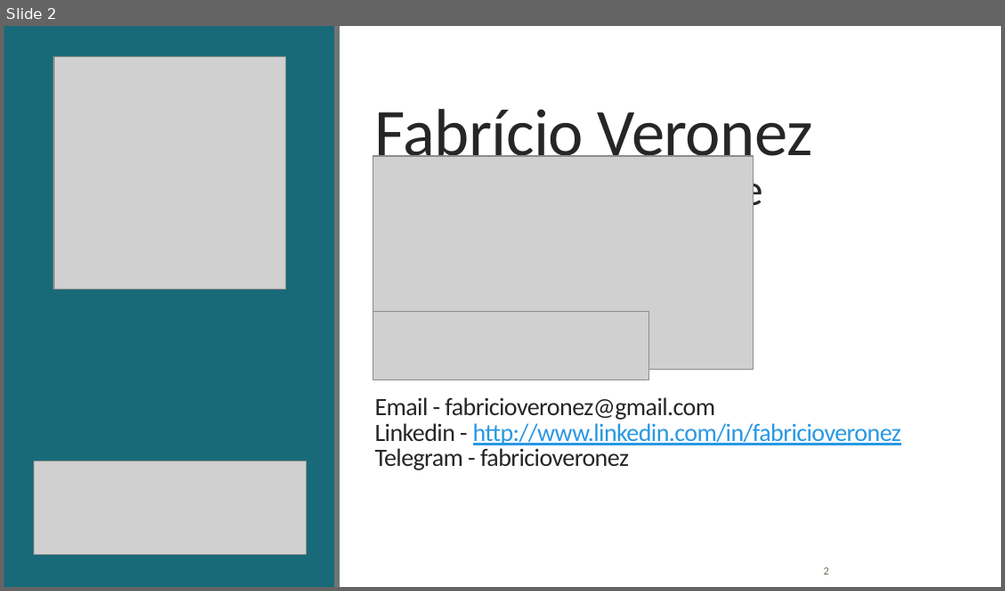
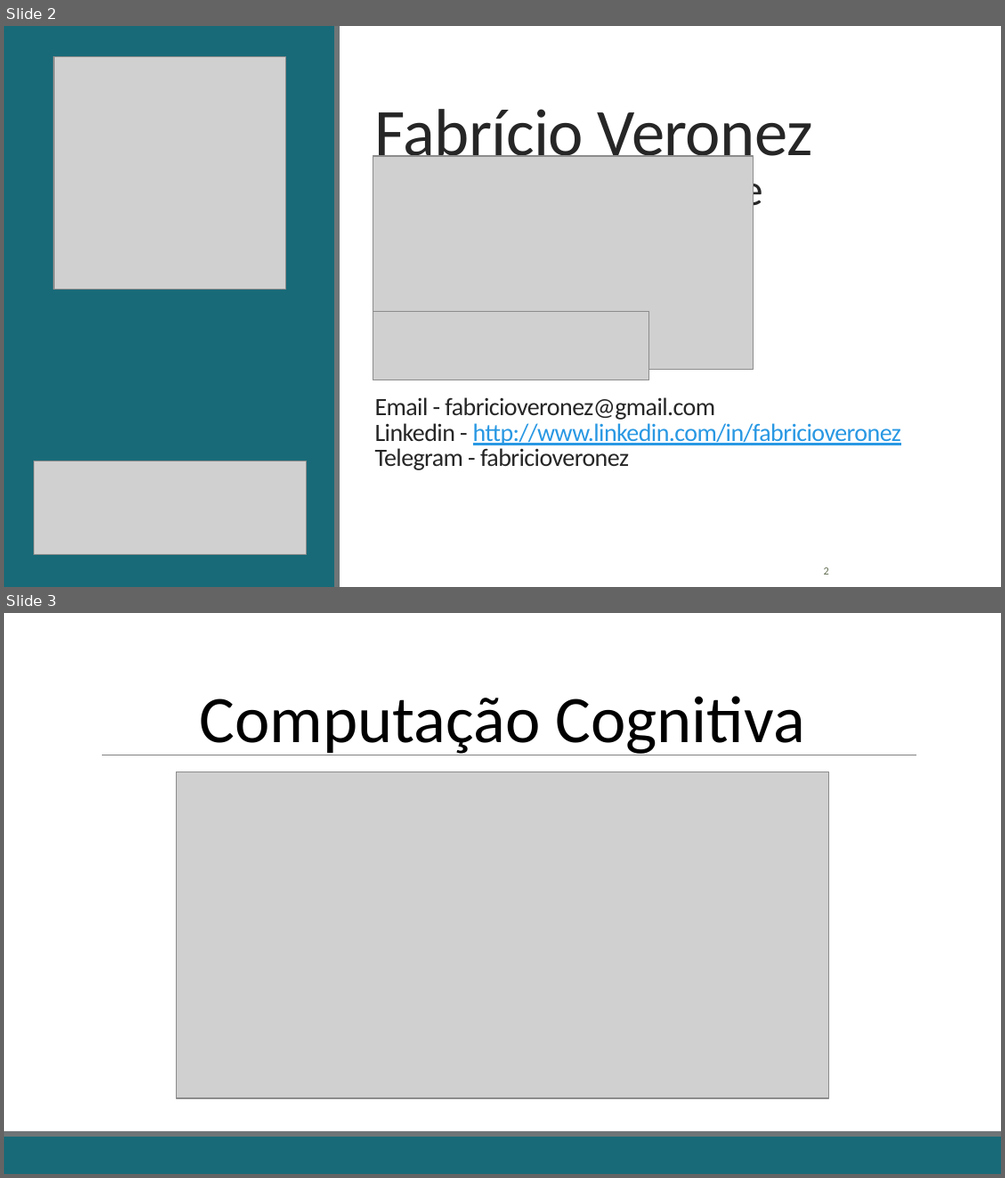
Before and after one commit to fabricioveronez/CustomVisionGlobalAI, a slide deck: docs/ApresentacaoCustomVision.pptx. Shown one above the other, each under a label of ours: slide 2 before the commit, slides 2 and 3 after it. The pictures are 1005x591 and 1005x1178 pixels, drawn with LibreOffice and Linux fonts; fonts in the diff are those of the drawing; grey boxes stand for pictures. Boxes give left, top, right and bottom in pixels: in the first picture for what was removed or moved away, otherwise in the second. Text is boxed around its words. In the diff, an @@ line names an element or a change of style, - is before the commit and + after.

```diff
--- a/docs/ApresentacaoCustomVision.pptx
+++ b/docs/ApresentacaoCustomVision.pptx
@@ slide 3 added at (4,613,1001,1174), background #FFFFFF @@
@@ text added at (200,696,804,755), 48 pt, text #000000 @@
+Computação Cognitiva
@@ line added from (102, 755) to (916, 755), #808080 0.5 pt @@
@@ picture added at (177,772,828,1098) @@
@@ rectangle added at (4,1136,1001,1174), fill #186A78 @@
@@ rectangle added at (4,1131,1001,1136), fill #6F7577 @@
```
Also in this commit, not shown: 3 other slides added, 2 slides removed, 8 other files.
